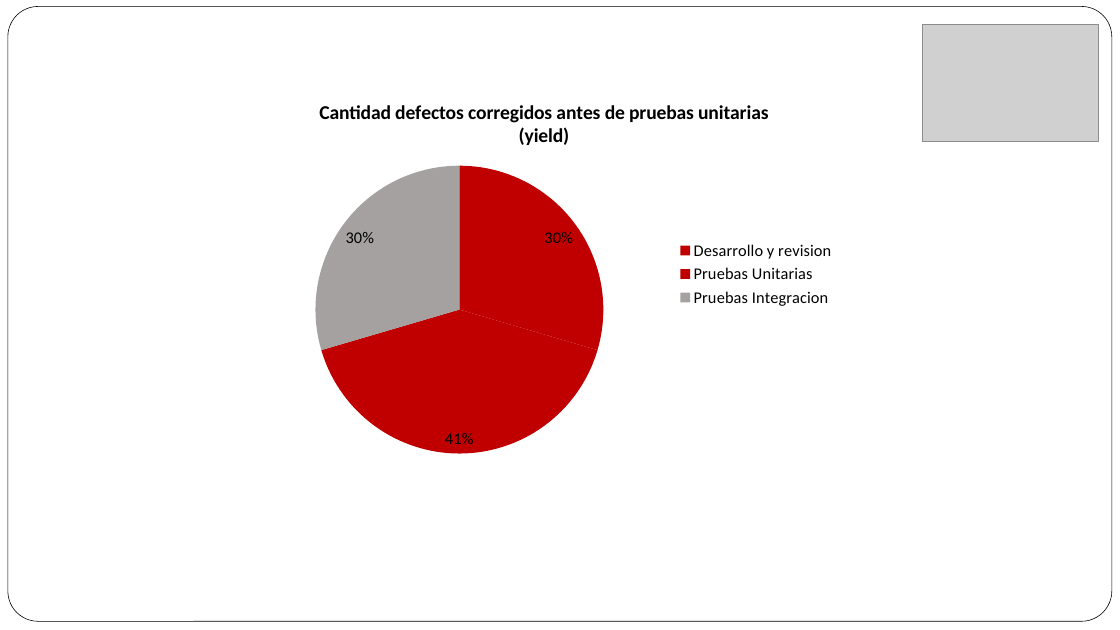
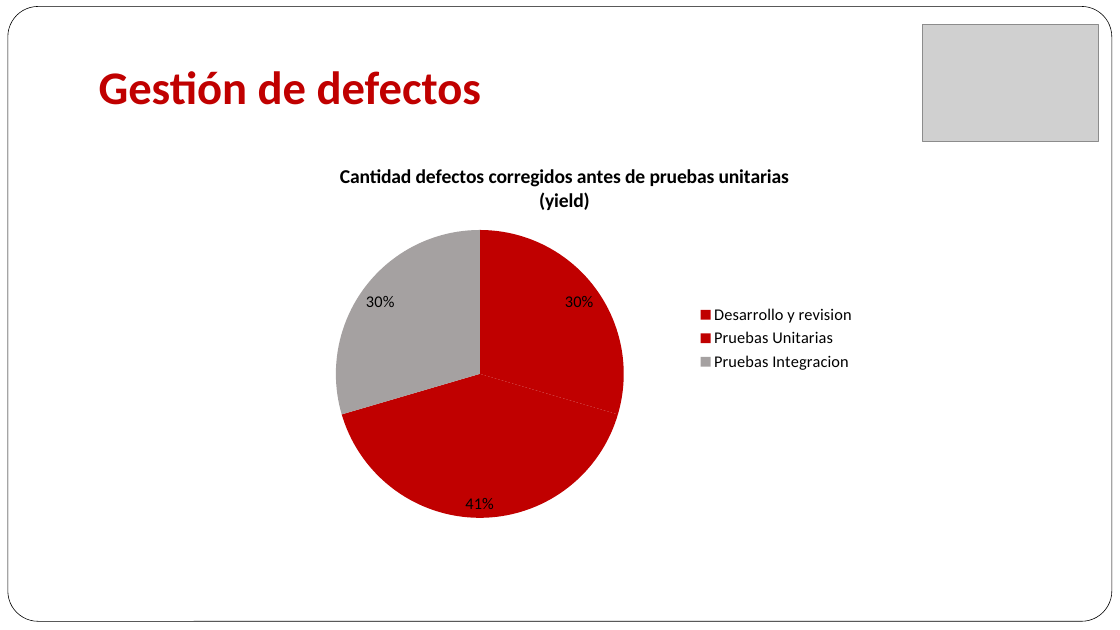
Before and after one commit to maforero/fejunesjuma, a slide deck: slide 26 of Projecto 3/Presenacion/Arquitectura Objetivo MPLA.pptx (slide 27 before the commit). Drawn at 1120x630 pixels with LibreOffice and Linux fonts; fonts in the diff are those of the drawing; grey boxes stand for pictures. Boxes give left, top, right and bottom in pixels: in the first picture for what was removed or moved away, otherwise in the second. Text is boxed around its words. In the diff, an @@ line names an element or a change of style, - is before the commit and + after.

```diff
--- a/Projecto 3/Presenacion/Arquitectura Objetivo MPLA.pptx
+++ b/Projecto 3/Presenacion/Arquitectura Objetivo MPLA.pptx
@@ title added at box(99, 71, 481, 105), 40 pt, text #C00000, bold @@
+Gestión de defectos
@@ pie chart: place and size @@
-pie chart at box(244, 83, 844, 465)
+pie chart at box(265, 147, 865, 529)
```
Also in this commit, not shown: 12 other slides changed, 3 slides added, 5 slides removed.
